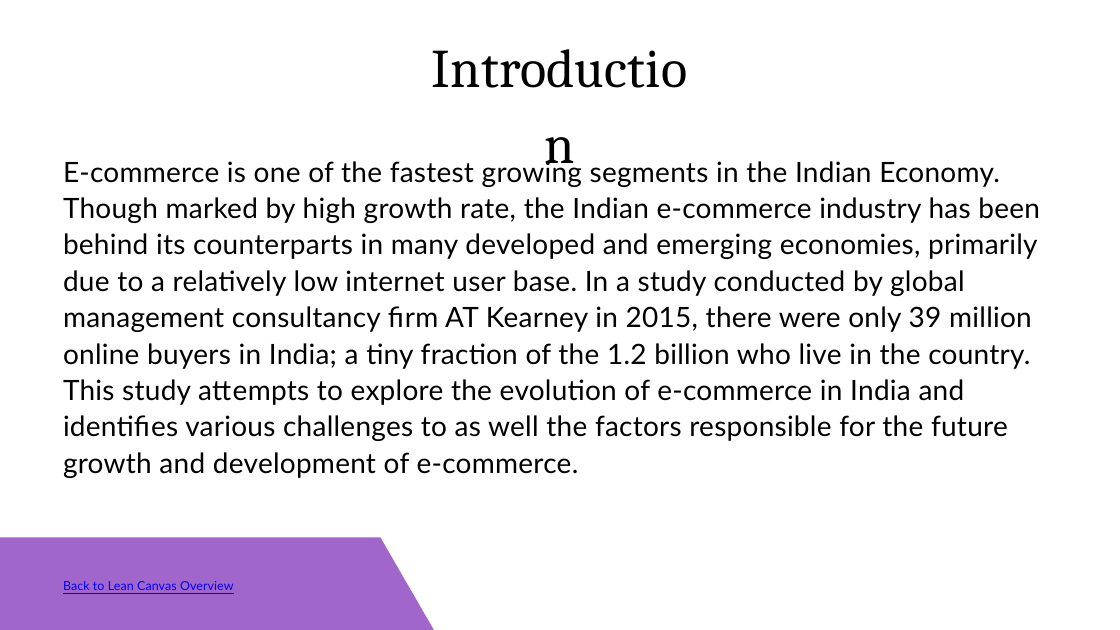
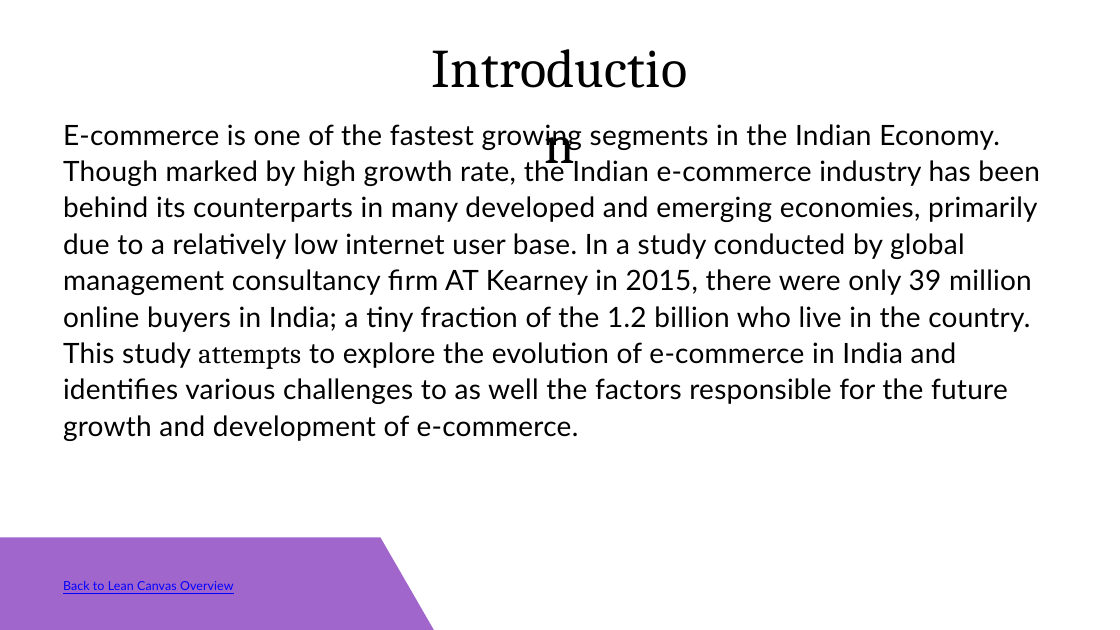
Before and after one commit to shaktimaan00/Minor_project_documentation_presentation, a slide deck: slide 5 of Blue and Purple Casual Corporate Lean Canvas Business Plan Business Presentation.pptx. Drawn at 1120x630 pixels with LibreOffice and Linux fonts; fonts in the diff are those of the drawing. Boxes give left, top, right and bottom in pixels: in the first picture for what was removed or moved away, otherwise in the second. Text is boxed around its words. In the diff, an @@ line names an element or a change of style, - is before the commit and + after.

```diff
--- a/Blue and Purple Casual Corporate Lean Canvas Business Plan Business Presentation.pptx
+++ b/Blue and Purple Casual Corporate Lean Canvas Business Plan Business Presentation.pptx
@@ text "E-commerce is one of the ..." moved from (x1=63, y1=157, x2=1040, y2=478) to (x1=63, y1=124, x2=1040, y2=441) @@
@@ text "E-commerce is one of the ..." at (x1=63, y1=124, x2=1040, y2=441): font Lato to Cambria in "attempts" @@
```
Also in this commit, not shown: 7 other slides changed, 1 slide added, 1 slide removed.
